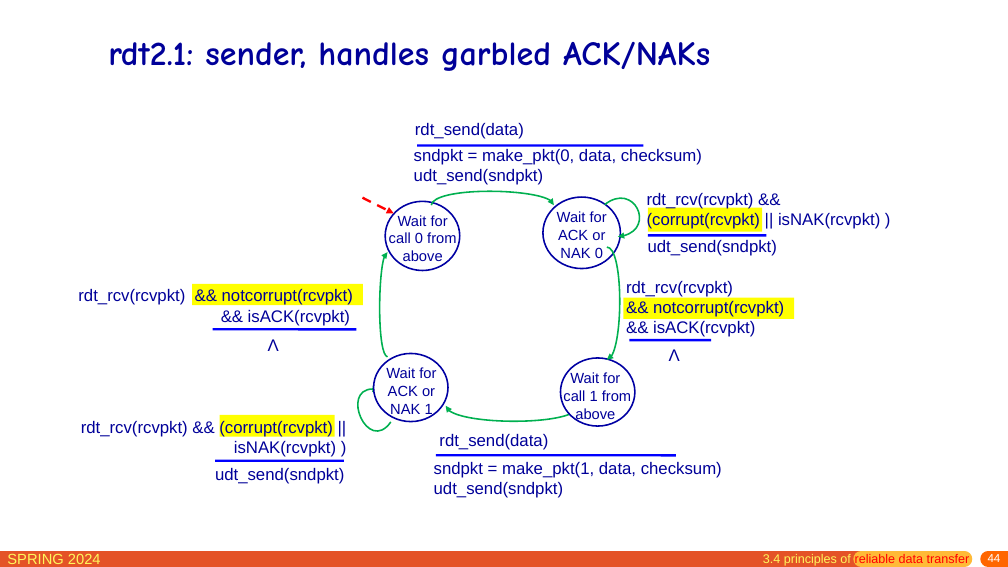
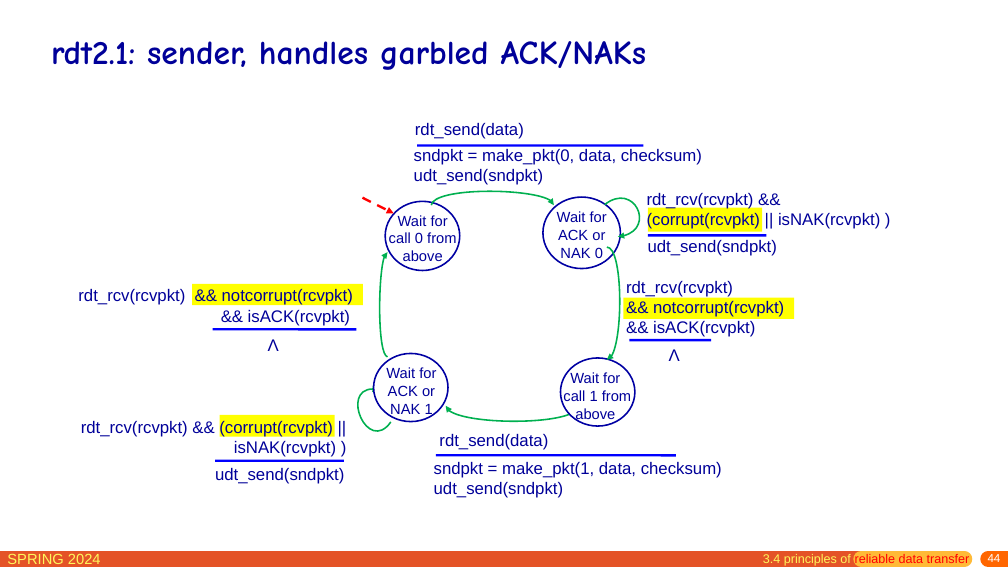
Before and after one commit to network-whu/slides, a slide deck: slide 44 of pptx/chapter3.pptx. Drawn at 1008x567 pixels with LibreOffice and Linux fonts; fonts in the diff are those of the drawing. Boxes give left, top, right and bottom in pixels: in the first picture for what was removed or moved away, otherwise in the second. Text is boxed around its words. In the diff, an @@ line names an element or a change of style, - is before the commit and + after.

```diff
--- a/pptx/chapter3.pptx
+++ b/pptx/chapter3.pptx
@@ title "rdt2.1: sender, handles garbled ACK/NAKs": place and size @@
-title "rdt2.1: sender, handles garbled ACK/NAKs" at (108,42,710,71)
+title "rdt2.1: sender, handles garbled ACK/NAKs" at (51,41,646,70)
@@ title "rdt2.1: sender, handles garbled ACK/NAKs" at (51,41,646,70): size 32.4 to 32 pt @@
```
Also in this commit, not shown: 38 other slides changed.
